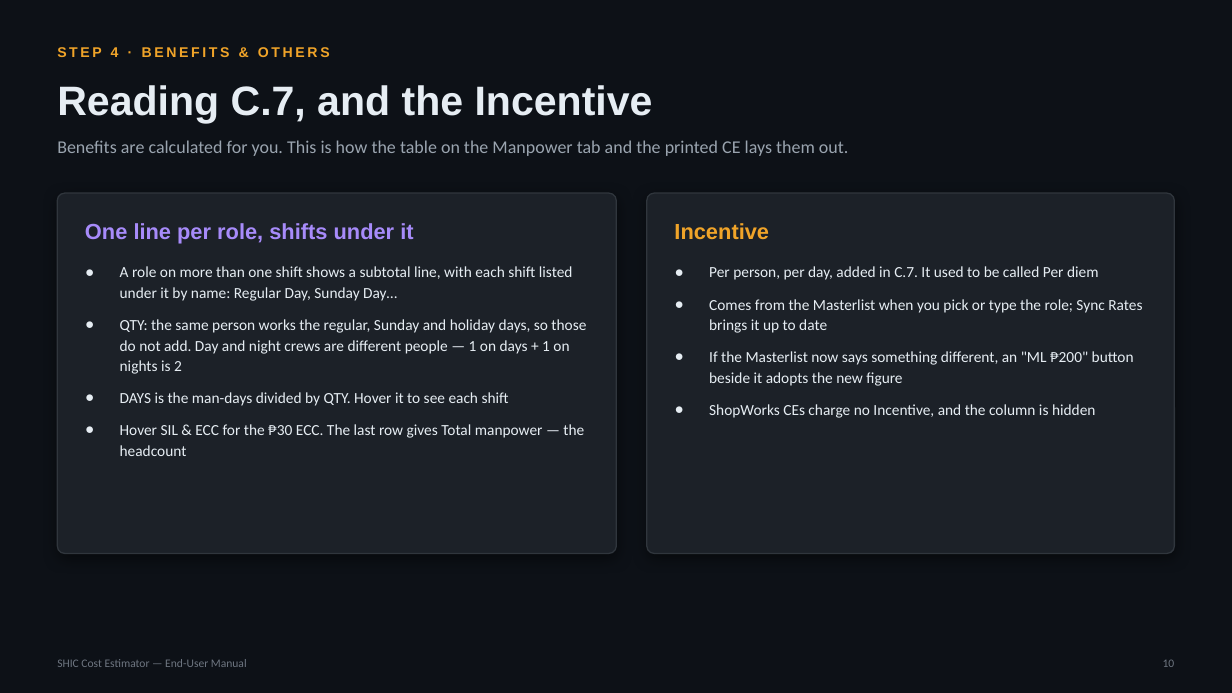
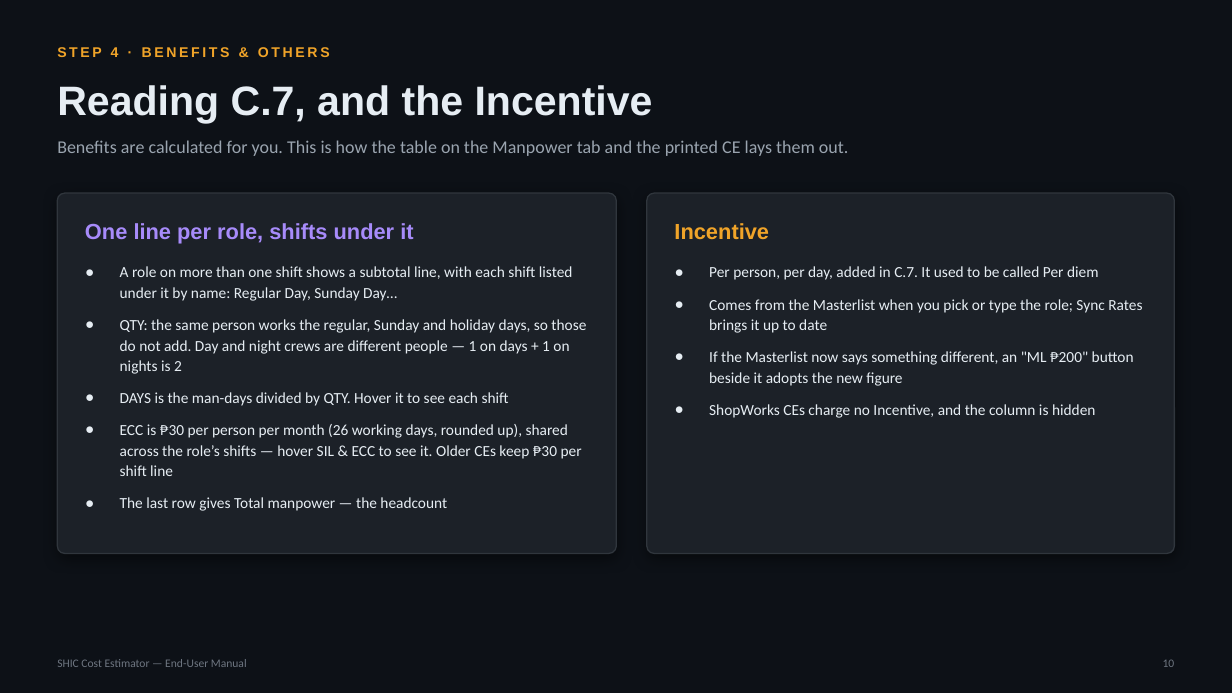
Before and after one commit to SYNERCORE/CostEstimation, a slide deck: slide 10 of docs/SHIC-Cost-Estimator-User-Manual.pptx. Drawn at 1232x693 pixels with LibreOffice and Linux fonts; fonts in the diff are those of the drawing. Boxes give left, top, right and bottom in pixels: in the first picture for what was removed or moved away, otherwise in the second. Text is boxed around its words. In the diff, an @@ line names an element or a change of style, - is before the commit and + after.

```diff
--- a/docs/SHIC-Cost-Estimator-User-Manual.pptx
+++ b/docs/SHIC-Cost-Estimator-User-Manual.pptx
@@ text at [120, 424, 582, 511]: text changed @@
-● Hover SIL & ECC for the ₱30 ECC. The last row gives Total manpower — the headcount
+● ECC is ₱30 per person per month (26 working days, rounded up), shared across the role’s shifts — hover SIL & ECC to see it. Older CEs keep ₱30 per shift line
+● The last row gives Total manpower — the headcount
```
